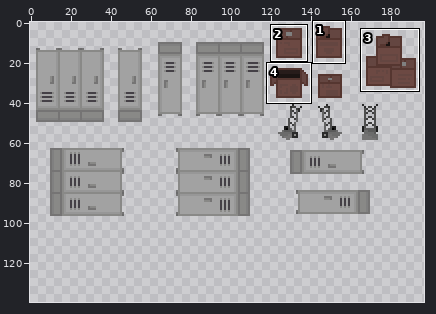
Sprite sheet: ProyectosSDL/HolaSDL/levels/TileSheet-Almacen.png. The first picture is a wide view before the edit; the outline marks the close-up.
Close-up. Earlier state:
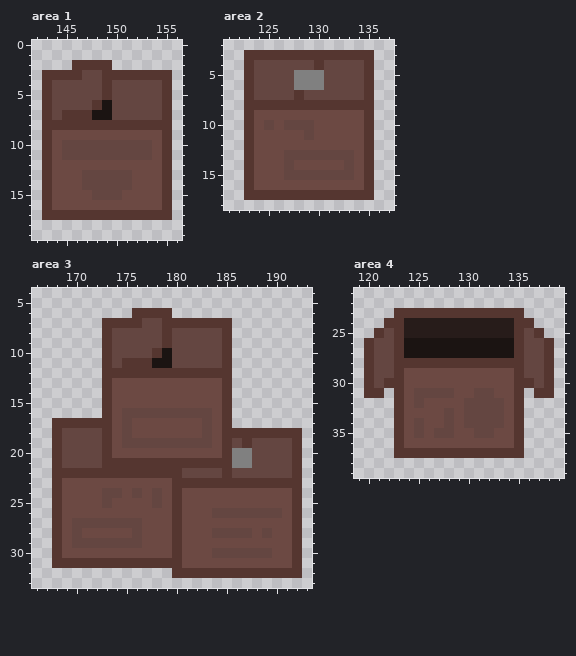
The file is 200x160 pixels. Colours within 5 levels of each other are drawn and written as one. Shown: area 1: x 142..156, y 0..19; area 2: x 121..137, y 2..18; area 3: x 166..193, y 4..33; area 4: x 119..139, y 21..39. The wide view leaves out empty margins. The commit also changed other parts of the picture, which this record leaves out.
The same view after the edit:
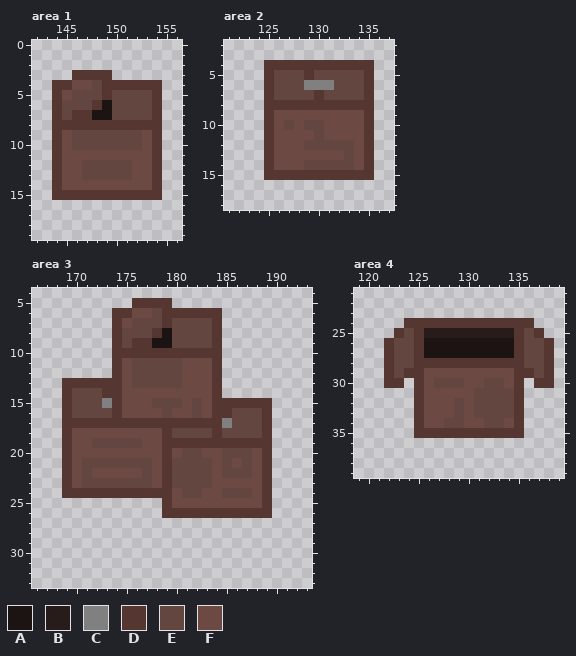
Palette (. is transparent): A #1b1412  B #271c1a  C #808080  D #553630  E #644641  F #6c4943
Difference:
Area 1:
y 2: x 146..149 DDDD -> ....
y 3: x 143..145 DDD -> ...; x 147..148 EE -> DD; x 150..155 DDDDDD -> ......
y 4: x 143..147 DEEEE -> .DDFF; x 150..155 EEEEED -> DDDDD.
y 5: x 143..145 DEE -> .DF; x 154..155 ED -> D.
y 6: x 143..144 DE -> .D; x 154..155 ED -> D.
y 7: x 143..145 DED -> .DE; x 154..155 ED -> D.
y 8: x 143 D -> .; x 155 D -> .
y 9: x 143..144 DF -> .D; x 146..152 FFFFFFF -> EEEEEEE; x 154..155 FD -> D.
y 10: x 143..145 DFE -> .DF; x 153..155 EFD -> FD.
y 11: x 143..155 DFEEEEEEEEEFD -> .DFFFFFFFFFD.
y 12: x 143..144 DF -> .D; x 147..151 FFFFF -> EEEEE; x 154..155 FD -> D.
y 13: x 143..144 DF -> .D; x 154..155 FD -> D.
y 14: x 143..144 DF -> .D; x 147..151 EEEEE -> FFFFF; x 154..155 FD -> D.
y 15: x 143..155 DFFFFEEEFFFFD -> .DDDDDDDDDDD.
y 16: x 143..155 DFFFFFFFFFFFD -> .............
y 17: x 143..155 DDDDDDDDDDDDD -> .............
Area 2:
y 3: x 123..135 DDDDDDDDDDDDD -> .............
y 4: x 123..129 DEEEEEE -> ..DDDDD; x 131..134 EEEE -> DDDD
y 5: x 123..125 DEE -> ..D; x 128..130 CCC -> EDE
y 6: x 123..125 DEE -> ..D; x 128 C -> E; x 131 E -> C
y 7: x 123..125 DEE -> ..D; x 128 D -> E; x 130 E -> D
y 8: x 123..124 DD -> ..
y 9: x 123..125 DFF -> ..D
y 10: x 123..125 DFE -> ..D; x 128 E -> F; x 130 F -> E
y 11: x 123..125 DFF -> ..D; x 129..130 EF -> FE
y 12: x 123..125 DFF -> ..D; x 129..133 FFFFF -> EEEEE
y 13: x 123..125 DFF -> ..D; x 127..132 EEEEEE -> FFFFFF
y 14: x 123..125 DFF -> ..D; x 127 E -> F; x 129..132 FFFF -> EEEE
y 15: x 123..134 DFFFEEEEEEEF -> ..DDDDDDDDDD
y 16: x 123..135 DFFFFFFFFFFFD -> .............
y 17: x 123..135 DDDDDDDDDDDDD -> .............
Area 3:
y 5: x 176..179 .... -> DDDD
y 6: x 174..178 ..DDD -> DDFFE; x 180..184 ..... -> DDDDD
y 7: x 173 D -> .; x 175..176 DD -> FE; x 180..183 DDDD -> EEEE; x 185 D -> .
y 8: x 173..174 DE -> .D; x 178..179 ED -> DA; x 184..185 ED -> D.
y 9: x 173..174 DE -> .D; x 176..179 EEED -> DDAA; x 184..185 ED -> D.
y 10: x 173..177 DEEEE -> .DDDD; x 179..185 AEEEEED -> DDDDDD.
y 11: x 173..179 DEDDDAA -> .DFEEEE; x 181..185 EEEED -> FFFD.
y 12: x 173 D -> .; x 175..183 DDDDDDDDD -> FEEEEEFFF; x 185 D -> .
y 13: x 169..172 .... -> DDDD; x 174 F -> D; x 176..180 FFFFF -> EEEEE; x 184..185 FD -> D.
y 14: x 169..172 .... -> DEEE; x 174 F -> D; x 184..185 FD -> D.
y 15: x 169..174 ....DF -> DEEECD; x 178..180 FFF -> EEE; x 182 F -> E; x 184 F -> D; x 186..189 .... -> DDDD
y 16: x 169..178 ....DFEEEE -> DEEEEDFFFF; x 180..181 EE -> FF; x 183..184 EF -> FD; x 186..189 .... -> EEED
y 17: x 168 D -> .; x 174..189 FEFFFFFFFEFD.... -> DDDDDDDDDDDCEEED
y 18: x 168..173 DEEEED -> .DFFFF; x 175 E -> F; x 179..182 FFFF -> DEEE; x 184..188 FDDDD -> DEEEE; x 190..192 DDD -> ...
y 19: x 168..171 DEEE -> .DFF; x 173..174 DF -> EE; x 177..184 EEEEEEEF -> FFDDDDDD; x 186 E -> D; x 188..192 EEEED -> DD...
y 20: x 168..173 DEEEED -> .DFFFF; x 179 F -> D; x 181..182 FF -> EE; x 185..192 DCCEEEED -> EEEFD...
y 21: x 168..170 DEE -> .DF; x 173..178 DDDDDD -> EEEEEF; x 180..192 DDDDDDCCEEEED -> EEEEFEFEFD...
y 22: x 168 D -> .; x 170..178 DDDDDDDDD -> FEFFFFFEF; x 180 D -> E; x 184..185 ED -> FE; x 188..192 EEEED -> FD...
y 23: x 168..169 DF -> .D; x 171..177 FFFFFFF -> EEEEEEE; x 179..188 FDDDDDDDDD -> DEEEEFFFFF; x 190..192 DDD -> ...
y 24: x 168..182 DFFFFEEFEFEFDFF -> .DDDDDDDDDDDFEE; x 185..187 FFF -> EEE; x 189..192 FFFD -> D...
y 25: x 168..180 DFFFFEFFFFEFD -> ...........DF; x 189..192 FFFD -> D...
y 26: x 168..179 DFFFFFFFFFFF -> ...........D; x 181..192 FFFEEEEEEEFD -> DDDDDDDDD...
y 27: x 168..192 DFEEEEEEEFFFDFFFFFFFFFFFD -> .........................
y 28: x 168..192 DFEFFFFFEFFFDFFFEEEEFEFFD -> .........................
y 29: x 168..192 DFEEEEEEEFFFDFFFFFFFFFFFD -> .........................
y 30: x 168..192 DFFFFFFFFFFFDFFFEEEEEEFFD -> .........................
y 31: x 168..192 DDDDDDDDDDDDDFFFFFFFFFFFD -> .........................
y 32: x 180..192 DDDDDDDDDDDDD -> .............
Area 4:
y 23: x 123..135 DDDDDDDDDDDDD -> .............
y 24: x 122..134 DDBBBBBBBBBBB -> ..DDDDDDDDDDD
y 25: x 121..122 DE -> ..; x 124..125 BB -> ED
y 26..27: x 120..125 DEEDAA -> ..DEED
y 28: x 120..124 DEEDD -> ..DEE
y 29: x 120..125 DEEDFF -> ..DEDD; x 136 E -> D
y 30: x 120..121 DE -> ..; x 124..125 FF -> .D; x 127..129 FFF -> EEE; x 132..133 FF -> EE; x 136..137 DE -> .D
y 31: x 120..121 DD -> ..; x 123..128 DFEEEE -> ..DFFF; x 133..134 FF -> EE; x 137..138 DD -> ..
y 32: x 123..125 DFE -> ..D; x 129..130 FE -> EF; x 134 F -> E
y 33: x 123..125 DFF -> ..D; x 128..130 EFE -> FEF; x 134 F -> E
y 34: x 123..125 DFE -> ..D; x 129..131 FEE -> EFF
y 35: x 123..134 DFEFEEFFEEFF -> ..DDDDDDDDDD
y 36: x 123..135 DFFFFFFFFFFFD -> .............
y 37: x 123..135 DDDDDDDDDDDDD -> .............
Boxes around the changes in both close-ups, in picture pixels (x1, y1, x2, y2):
changed: (42, 60, 172, 220)
changed: (244, 50, 374, 200)
changed: (52, 298, 302, 578)
changed: (364, 308, 554, 458)
